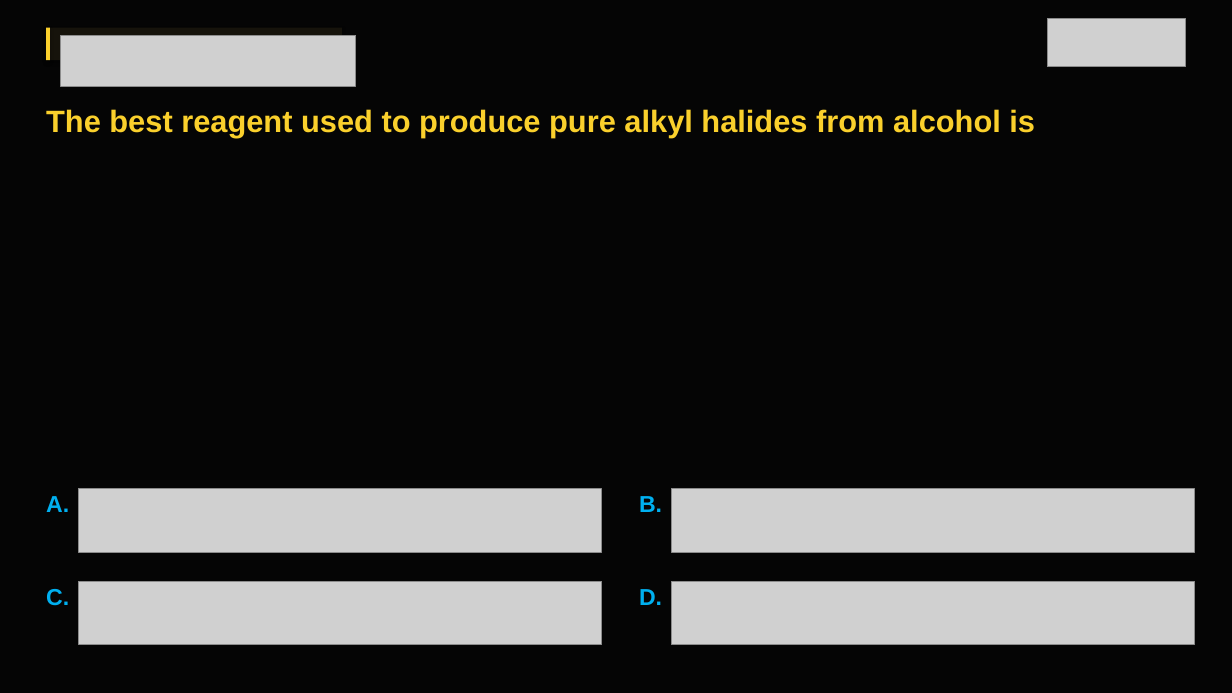
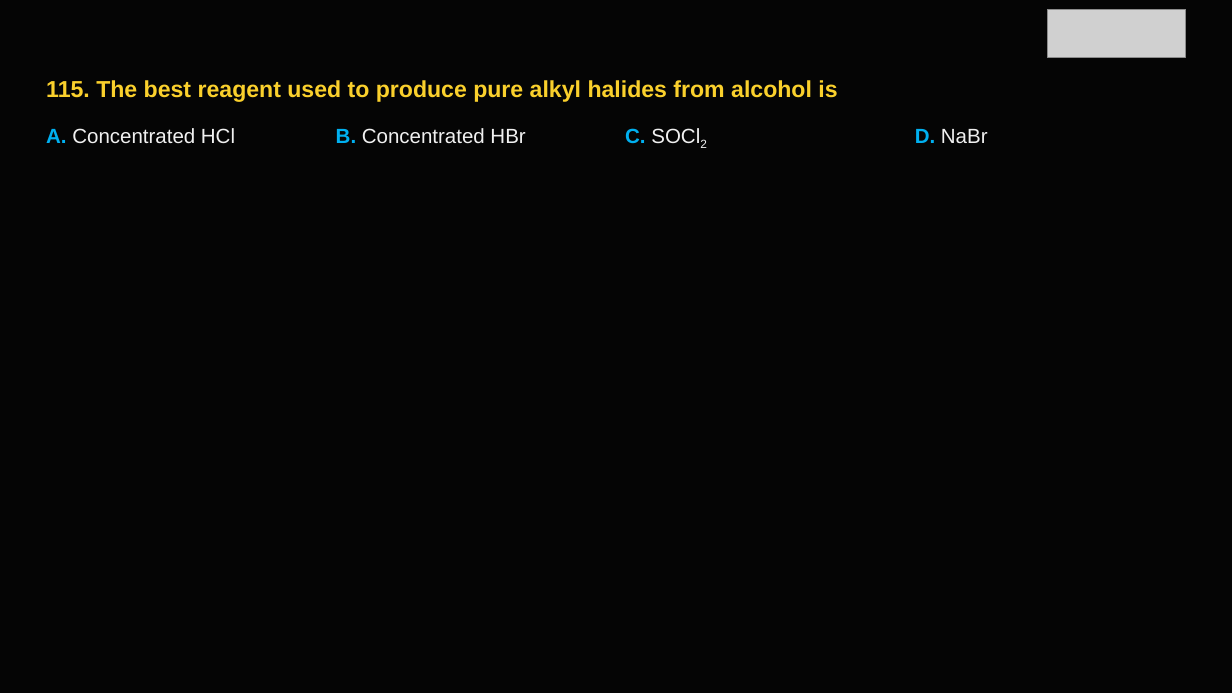
Before and after one commit to lekhan-03/PDFtoSLIDES, a slide deck: slide 117 of data/outputs/chemistry_v4.pptx (slide 121 before the commit). Drawn at 1232x693 pixels with LibreOffice and Linux fonts; fonts in the diff are those of the drawing; grey boxes stand for pictures. Boxes give left, top, right and bottom in pixels: in the first picture for what was removed or moved away, otherwise in the second. Text is boxed around its words. In the diff, an @@ line names an element or a change of style, - is before the commit and + after.

```diff
--- a/data/outputs/chemistry_v4.pptx
+++ b/data/outputs/chemistry_v4.pptx
@@ rectangle removed at [46, 28, 342, 60] @@
@@ rectangle removed at [46, 28, 50, 60] @@
@@ picture: place and size @@
-picture at [1047, 18, 1186, 67]
+picture at [1047, 9, 1186, 57]
@@ picture removed at [60, 35, 356, 86] @@
@@ text at [46, 80, 837, 102]: text changed; size 24 to 18 pt @@
-The best reagent used to produce pure alkyl halides from alcohol is
+115. The best reagent used to produce pure alkyl halides from alcohol is
@@ text added at [46, 128, 235, 144], 16 pt, text #F0F0F0 @@
+A. Concentrated HCl
@@ text added at [336, 128, 525, 144], 16 pt, text #F0F0F0 @@
+B. Concentrated HBr
@@ text added at [625, 128, 645, 143], 16 pt, text #F0F0F0 @@
+C. SOCl2
@@ text at [915, 129, 988, 143]: text changed; size 18 to 16 pt; text colour #00B0F0 to #F0F0F0; bold off @@
-D.
+D. NaBr
@@ text removed at [46, 496, 69, 512] @@
-A.
@@ picture removed at [79, 489, 602, 553] @@
@@ text removed at [639, 496, 662, 512] @@
-B.
@@ picture removed at [671, 489, 1194, 553] @@
@@ text removed at [46, 589, 69, 606] @@
-C.
@@ picture removed at [79, 581, 602, 645] @@
@@ picture removed at [671, 581, 1194, 645] @@
```
Also in this commit, not shown: 165 other slides changed, 40 slides added, 38 slides removed, 13 other files.
